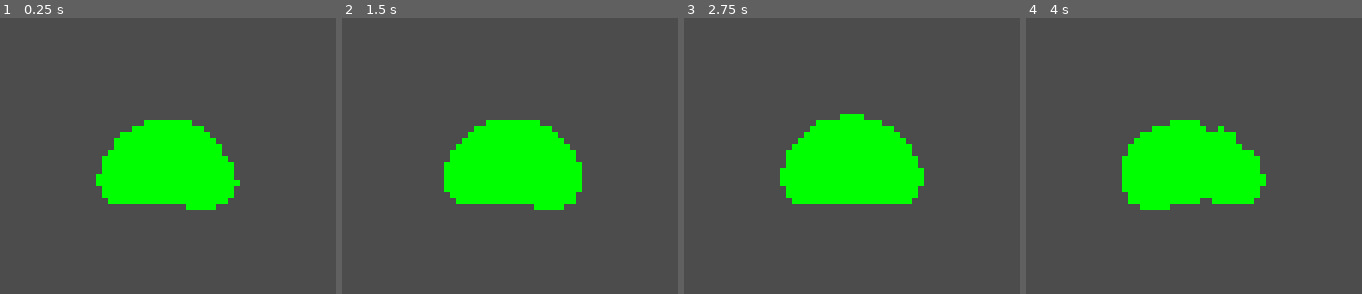
Above: before the commit, frames 1-4 (left to right).
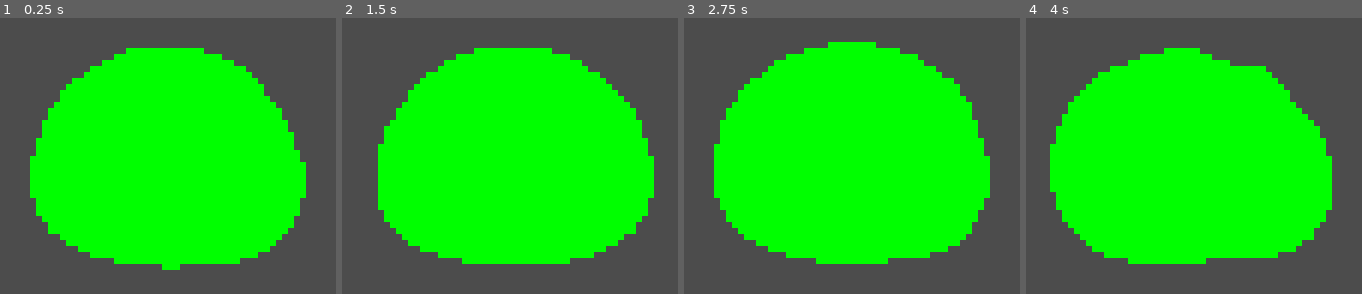
Above: after the commit, the same moments.

Repository: MetRiko/LD-2023-01
Game: Godot game, scene res://Root.tscn
Same seed, same stepped clock (60 frames per second), same inputs: the game is played once before the commit and once after it. The engine's default icon, where the game draws it, is replaced by a stand-in: a white triangle on a blue panel in a dark square.
Inputs (mouse positions are in pixels of both pictures, inside the frame that each line leads up to):
- Up to frame 1 (0.25 s): no input
- Up to frame 2 (1.5 s): tap Enter at 0.5 s; move the mouse to (outside the picture) at 0.52 s; tap Alt at 0.6 s; click (outside the picture) at 0.67 s; drag from (outside the picture) to (outside the picture) at 1.27 s
- Up to frame 3 (2.75 s): move the mouse to (outside the picture) at 2.02 s; tap Shift at 2.1 s; click (outside the picture) at 2.17 s
- Up to frame 4 (4 s): drag from (outside the picture) to (1140, 161) at 2.77 s; move the mouse to (outside the picture) at 3.52 s; tap Ctrl at 3.6 s; click (outside the picture) at 3.67 s

The runs differ from the first frame. In frame 1, 42% of the frame differs, in the area x 8-92%, y 10-92%; in frame 2, 42%; in frame 3, 42%, in the area x 8-92%, y 8-90%; in frame 4, 42%.

Commit message:
Add sizing to slime shader

Diff:
--- a/slimes/SlimeTesting.tscn
+++ b/slimes/SlimeTesting.tscn
@@ -1,9 +1,6 @@
 [gd_scene load_steps=5 format=2]
 
 [ext_resource path="res://icon.png" type="Texture" id=1]
-
-[sub_resource type="CircleShape2D" id=1]
-radius = 14.0
 
 [sub_resource type="Shader" id=2]
 code = "shader_type canvas_item;
@@ -27,12 +24,18 @@
 //	float ang = atan()
 }
 
+float dis_orb_shape(vec2 p, vec2 s, float rad) {
+	vec2 v = p - s;
+	float d = length(v);
+	return max(d - rad, 0.0);// + thickness;
+}
+
 void fragment() {
 	float PI = 3.14159;
 	float TAU = 3.14159 * 2.0;
-	float start_angles[] = {0.0, TAU * 0.3333, TAU * 0.6666, TAU * 1.0};
+//	float start_angles[] = {0.0, TAU * 0.3333, TAU * 0.6666, TAU * 1.0};
 //	float start_dists[] = {0.25, 0.15, 0.2, 0.175};
-	float start_dists[] = {0.2, 0.2, 0.2, 0.2};
+//	float start_dists[] = {0.2, 0.2, 0.2, 0.2};
 	float start_radiuses[] = {0.05, 0.05, 0.05, 0.05};
 
 	COLOR = vec4(0.0, 0.0, 0.0, 0.0);
@@ -40,16 +43,20 @@
 	float fd = 0.0;
 	int n = 30;
 
+	float u_rad = 0.4;
+	float u_small_rad = 0.05;
+
 	for (int ix = 0; ix < n; ++ix) {
 		int i = ix % 4;
-		float ang = start_angles[i];
-		float dis = start_dists[i];
-		float rad = start_radiuses[i];
-		rad *= 0.1;
+//		float ang = start_angles[i];
+//		float dis = start_dists[i];
+		float dis = u_rad;
+//		float rad = start_radiuses[i];
+		float rad = (float(i) + 1.0) * 0.05 * u_small_rad;
 		int s = (ix % 2) * 2 - 1;
 //		ang += float(s) * TIME * 0.8 + float(s) * ((sin(TIME * 0.5) + 1.0) * 0.1) * 8.0 + (sin(float(ix+1))) * 0.3;
 
-		ang = (float(ix) / float(n-1)) * TAU;
+		float ang = (float(ix) / float(n-1)) * TAU;
 		ang += (sin(TIME * 0.8 * float(ix) * 0.1) + 1.0) * 0.5 * float(s);
 
 		float a = mod(ang, PI); // 0 - TAU
@@ -67,13 +74,17 @@
 //			dis *= 0.75;
 //			dis = (dis + (sin(TIME * float(i) * 0.1) + 1.0) * 0.5 * 0.05) * 0.75;
 
-			dis = 0.1 + 0.01;
+//			dis = 0.1 + 0.01;
+			dis = u_rad * 0.5;
+			if (ix < n / 2) {
+				dis = u_rad * 0.45;
+			}
 
 //			dis = (dis + sin(TIME * float(ix + 1) * 0.1) * 0.05) * 0.75;
 		}
 		else {
 			ang = PI + 0.1;
-			rad = 0.1;
+			rad = u_rad;
 			dis = 0.0;
 			up_force = 0.0;
 		}
@@ -90,14 +101,18 @@
 		float d = distance(UV, offset);
 
 
-		if (mod(ang, TAU) < PI) {
-			d *= (sin(ang)) * 0.5 + 1.0;
-		}
+//		d /= rad / 20.0;
 //		float nd2 = max(min(d, thickness_rad) - rad, 0.0) / thickness;
 
 		if (ix == 0) {
-			d = dis_slime_shape(UV, offset, 0.4);
+			d = dis_slime_shape(UV, offset, u_rad);
 //			nd2 = d;
+		}
+		else {
+			d = dis_orb_shape(UV, offset, u_small_rad);
+			if (mod(ang, TAU) < PI) {
+				d *= (sin(ang)) * 0.5 + 1.0;
+			}
 		}
 //		if (ix % 2 == 1) {
 //			nd2 = nd2 - 1.0;
@@ -132,7 +147,7 @@
 //	fd = fd / rad_sum;
 	fd = fd / float(n);
 
-	if (fd > 9.0) {
+	if (fd > 6.0) {
 		COLOR = vec4(0.0, 1.0, 0.0, 1.0);
 	}
 //	COLOR = vec4(0.0, fd * fd * 0.01,  0.0, max(min(fd * 0.02, 1.0), 0.0));
@@ -170,16 +185,19 @@
 [sub_resource type="ShaderMaterial" id=3]
 shader = SubResource( 2 )
 
+[sub_resource type="CircleShape2D" id=1]
+radius = 14.0
+
 [node name="SlimeTesting" type="Node2D"]
 
 [node name="Slime" type="KinematicBody2D" parent="."]
 position = Vector2( 73, 63 )
-
-[node name="CollisionShape2D" type="CollisionShape2D" parent="Slime"]
-shape = SubResource( 1 )
 
 [node name="Icon" type="Sprite" parent="Slime"]
 material = SubResource( 3 )
 position = Vector2( 0, 4 )
 scale = Vector2( 1.28125, 1.28125 )
 texture = ExtResource( 1 )
+
+[node name="CollisionShape2D" type="CollisionShape2D" parent="Slime"]
+shape = SubResource( 1 )
